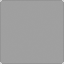
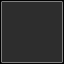
The second 64 × 64 image is a revision of the first. Changes to its layers:
hid "Layer 6" over [0,0,64,64]
